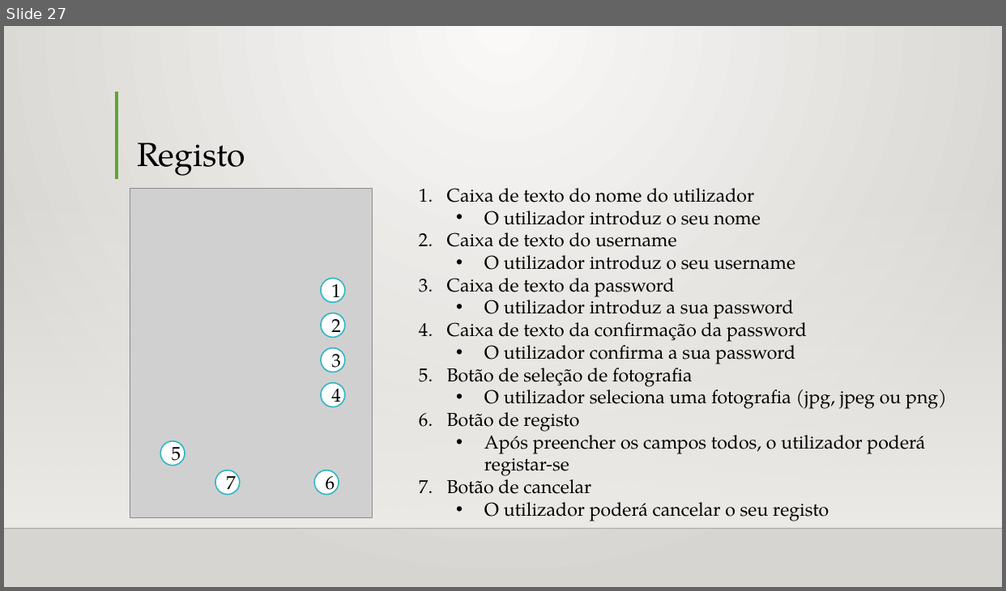
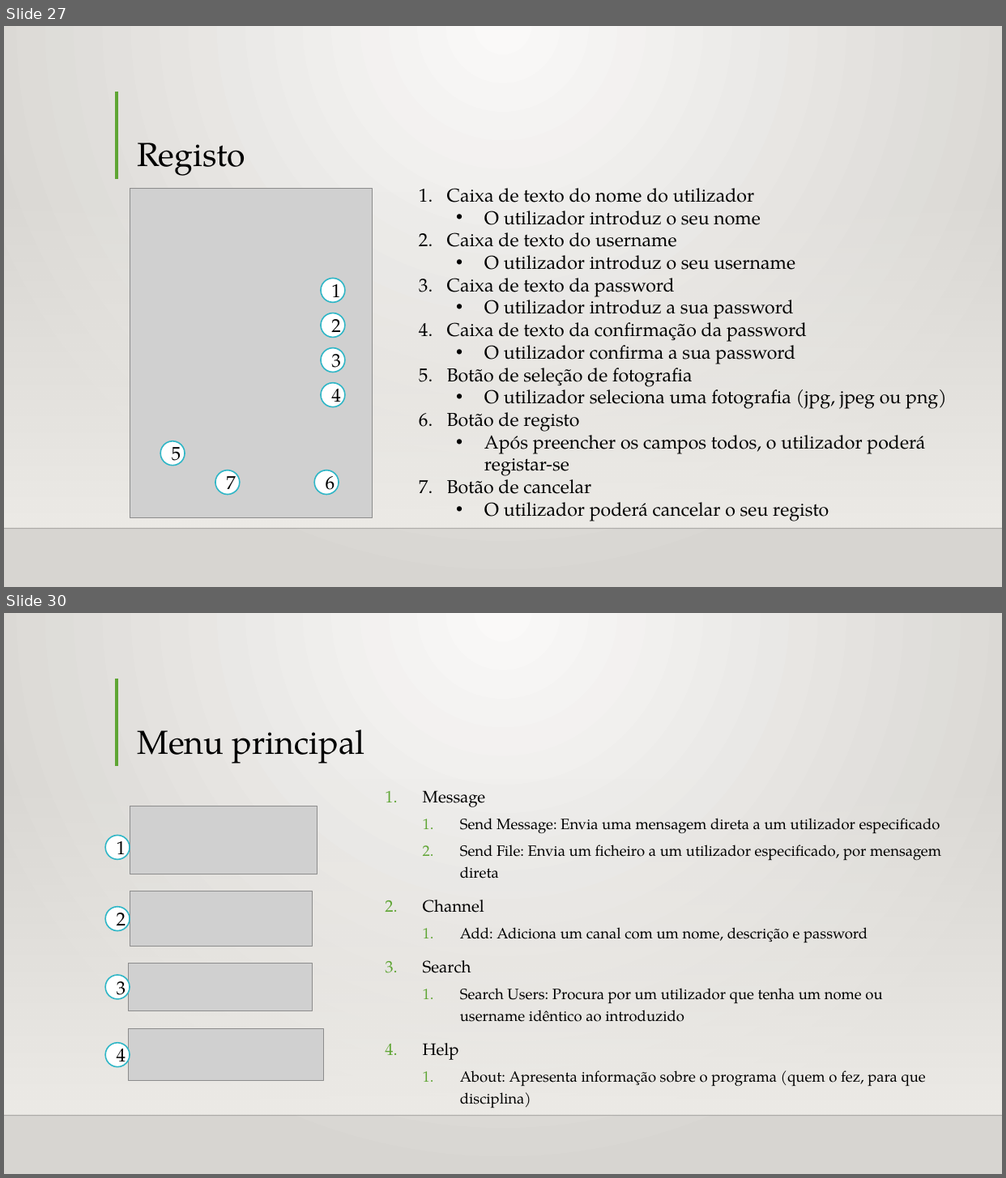
Before and after one commit to ShadowXPA/PD-TrabalhoPrat1, a slide deck: Relatório/Apresentação.pptx. Shown one above the other, each under a label of ours: slide 27 before the commit, slides 27 and 30 after it; the slides between them are not shown. The pictures are 1006x591 and 1006x1178 pixels, drawn with LibreOffice and Linux fonts; fonts in the diff are those of the drawing; grey boxes stand for pictures; background and template pictures are left out. Boxes give left, top, right and bottom in pixels: in the first picture for what was removed or moved away, otherwise in the second. Text is boxed around its words. In the diff, an @@ line names an element or a change of style, - is before the commit and + after.

```diff
--- a/Relatório/Apresentação.pptx
+++ b/Relatório/Apresentação.pptx
@@ slide 30 added at <box>4,613,1002,1174</box>, background gradient #FAFAF9 to #D7D5D2; not listed: 3 template elements that a slide beside it also shows @@
@@ title added at <box>137,730,365,764</box>, 32 pt, text #000000 @@
+Menu principal
@@ picture added at <box>130,806,317,875</box> @@
@@ text added at <box>423,790,941,1109</box>, 14.4 pt, text #000000 @@
+1. Message
+  1. Send Message: Envia uma mensagem direta a um utilizador especificado
+  2. Send File: Envia um ficheiro a um utilizador especificado, por mensagem direta
+2. Channel
+  1. Add: Adiciona um canal com um nome, descrição e password
+3. Search
+  1. Search Users: Procura por um utilizador que tenha um nome ou username idêntico ao introduzido
+4. Help
+  1. About: Apresenta informação sobre o programa (quem o fez, para que disciplina)
@@ ellipse added at <box>105,835,129,859</box>, fill #FFFFFF, outline #2FB6C6 1.25 pt, 18 pt, text #000000 @@
+1
@@ picture added at <box>130,892,313,946</box> @@
@@ ellipse added at <box>105,907,129,931</box>, fill #FFFFFF, outline #2FB6C6 1.25 pt, 18 pt, text #000000 @@
+2
@@ ellipse added at <box>105,975,129,999</box>, fill #FFFFFF, outline #2FB6C6 1.25 pt, 18 pt, text #000000 @@
+3
@@ picture added at <box>128,964,313,1012</box> @@
@@ ellipse added at <box>105,1043,129,1067</box>, fill #FFFFFF, outline #2FB6C6 1.25 pt, 18 pt, text #000000 @@
+4
@@ picture added at <box>128,1029,324,1082</box> @@
```
Also in this commit, not shown: 6 other slides added, 1 slide removed.
